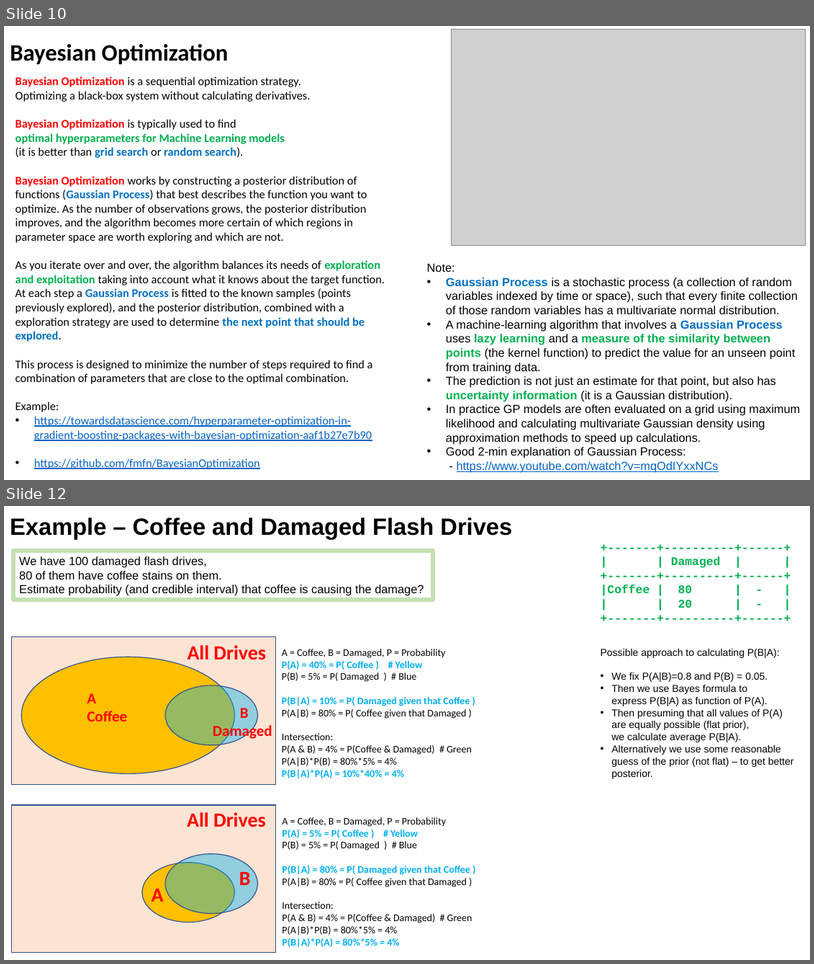
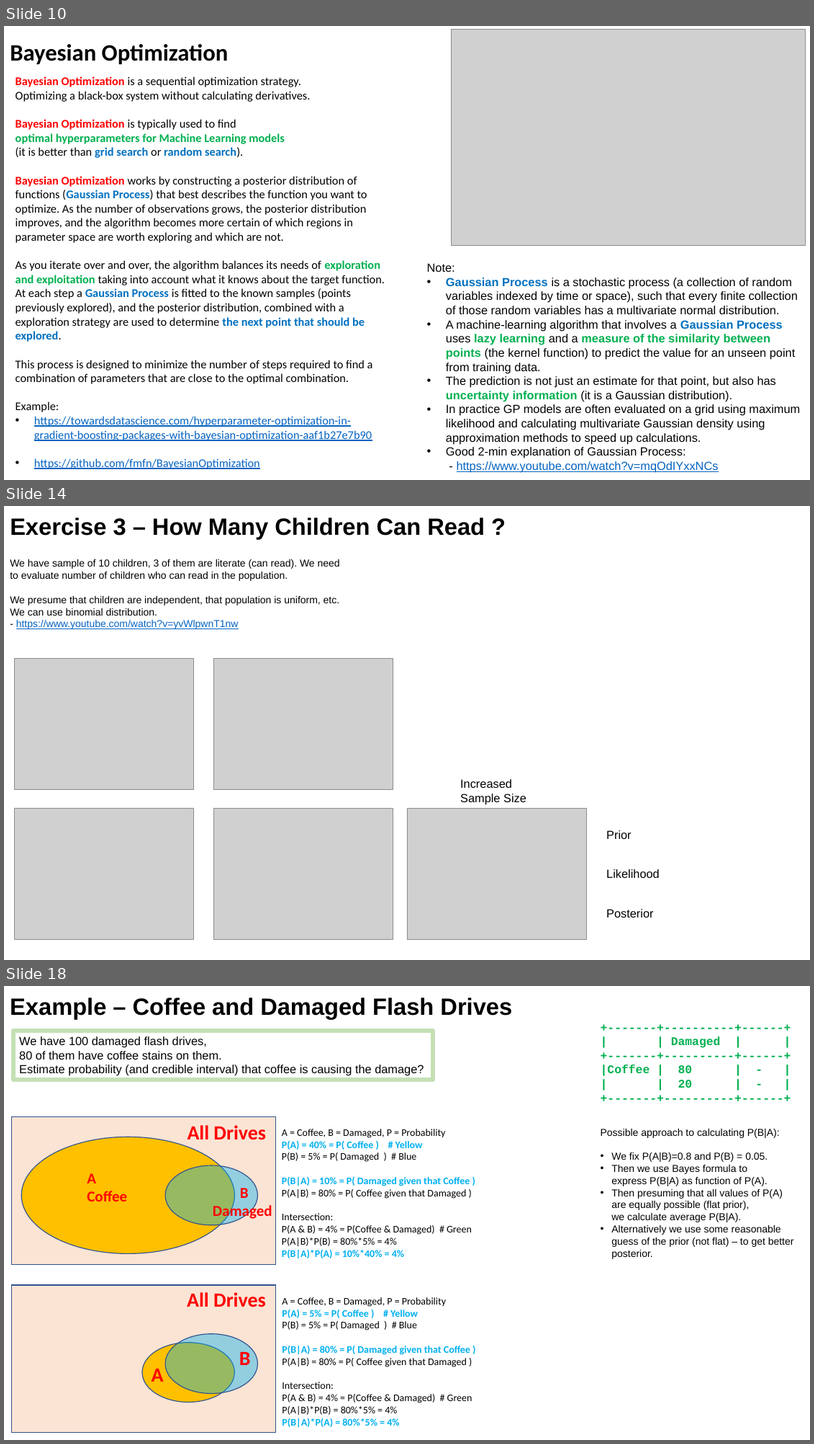
Before and after one commit to lselector/ml_ai_doc, a slide deck: statistics_08_Bayes_Bayesian.pptx. Shown one above the other, each under a label of ours: slides 10 and 12 before the commit, slides 10, 14 and 18 after it; the slides between them are not shown. The pictures are 814x964 and 814x1444 pixels, drawn with LibreOffice and Linux fonts; fonts in the diff are those of the drawing; grey boxes stand for pictures. Boxes give left, top, right and bottom in pixels: in the first picture for what was removed or moved away, otherwise in the second. Text is boxed around its words. In the diff, an @@ line names an element or a change of style, - is before the commit and + after.

```diff
--- a/statistics_08_Bayes_Bayesian.pptx
+++ b/statistics_08_Bayes_Bayesian.pptx
@@ slide 14 added at (x1=4, y1=506, x2=810, y2=960), background #FFFFFF @@
@@ text added at (x1=10, y1=518, x2=485, y2=539), 28 pt, text #000000, bold @@
+Exercise 3 – How Many Children Can Read ?
@@ text added at (x1=10, y1=559, x2=340, y2=629), 12 pt, text #000000 @@
+We have sample of 10 children, 3 of them are literate (can read). We need to evaluate number of children who can read in the population.
+We presume that children are independent, that population is uniform, etc.
+We can use binomial distribution.
+- https://www.youtube.com/watch?v=yvWlpwnT1nw
@@ picture added at (x1=14, y1=658, x2=194, y2=789) @@
@@ picture added at (x1=214, y1=658, x2=394, y2=789) @@
@@ text added at (x1=460, y1=779, x2=527, y2=804), 14 pt, text #000000 @@
+Increased Sample Size
@@ picture added at (x1=14, y1=808, x2=194, y2=939) @@
@@ picture added at (x1=214, y1=808, x2=394, y2=939) @@
@@ picture added at (x1=407, y1=808, x2=587, y2=939) @@
@@ text added at (x1=607, y1=830, x2=631, y2=839), 14 pt, text #000000 @@
+Prior
@@ text added at (x1=607, y1=869, x2=660, y2=878), 14 pt, text #000000 @@
+Likelihood
@@ text added at (x1=607, y1=908, x2=653, y2=917), 14 pt, text #000000 @@
+Posterior
@@ what was slide 12 is now slide 18 @@
```
Also in this commit, not shown: 3 slides changed, 5 other slides added, 2 other files.
